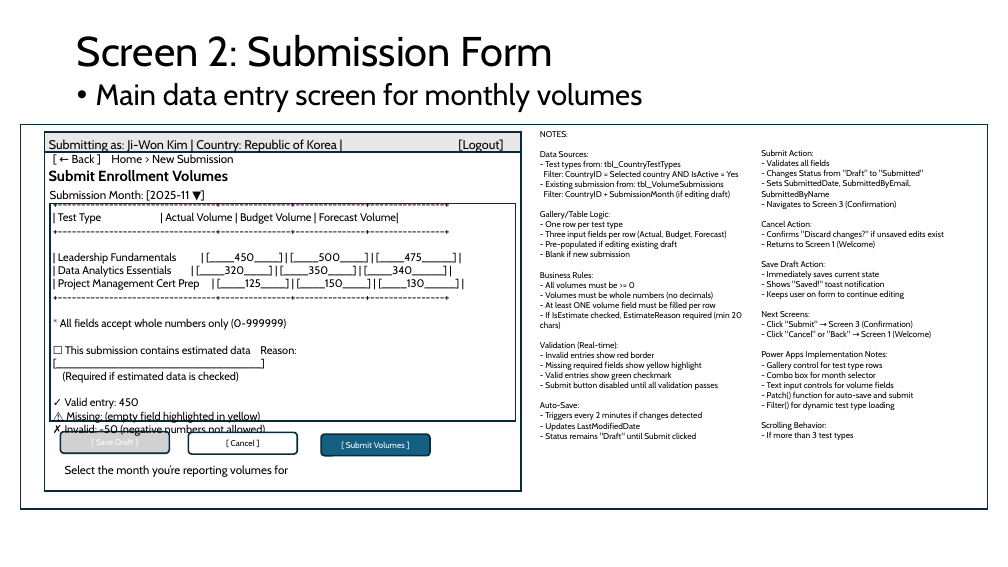
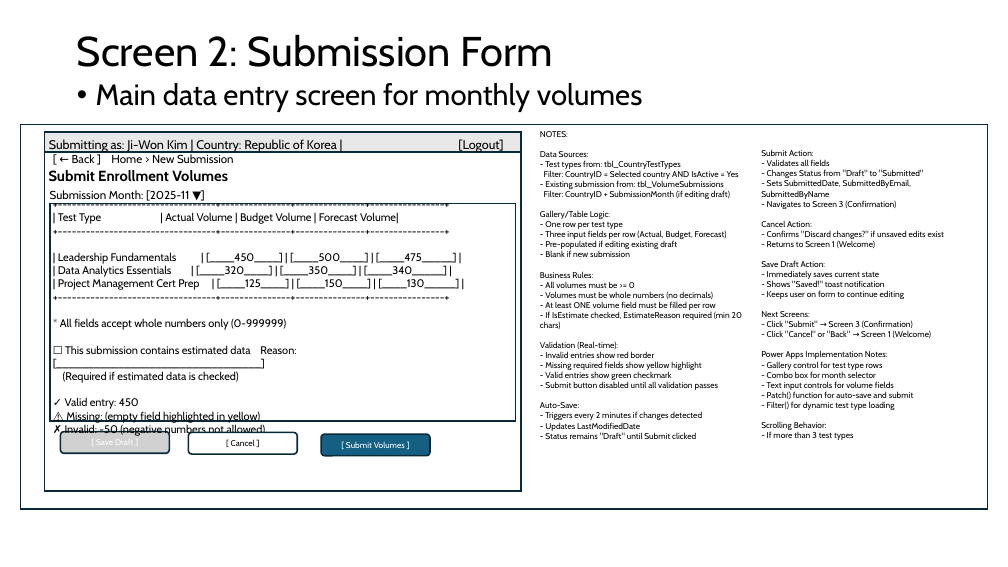
Before and after one commit to johnrolzhausen/global-training-enrollment-system, a slide deck: slide 3 of power-apps/wireframes/wireframes-submission-portal.pptx. Drawn at 1008x567 pixels with LibreOffice and Linux fonts; fonts in the diff are those of the drawing. Boxes give left, top, right and bottom in pixels: in the first picture for what was removed or moved away, otherwise in the second. Text is boxed around its words. In the diff, an @@ line names an element or a change of style, - is before the commit and + after.

```diff
--- a/power-apps/wireframes/wireframes-submission-portal.pptx
+++ b/power-apps/wireframes/wireframes-submission-portal.pptx
@@ text removed at bbox=[65, 465, 288, 477] @@
-Select the month you’re reporting volumes for
```
Also in this commit, not shown: 1 other slide changed, 5 other files.
